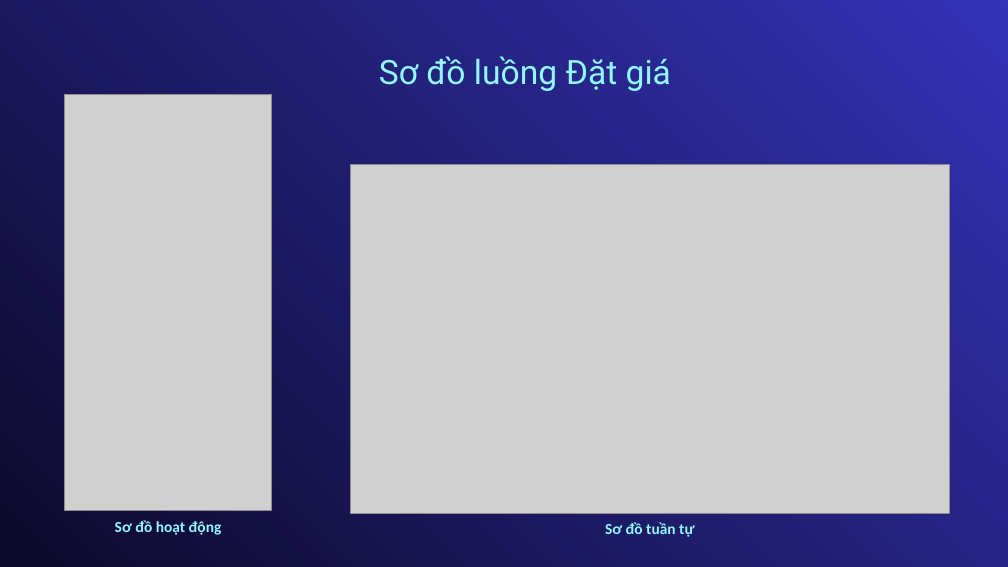
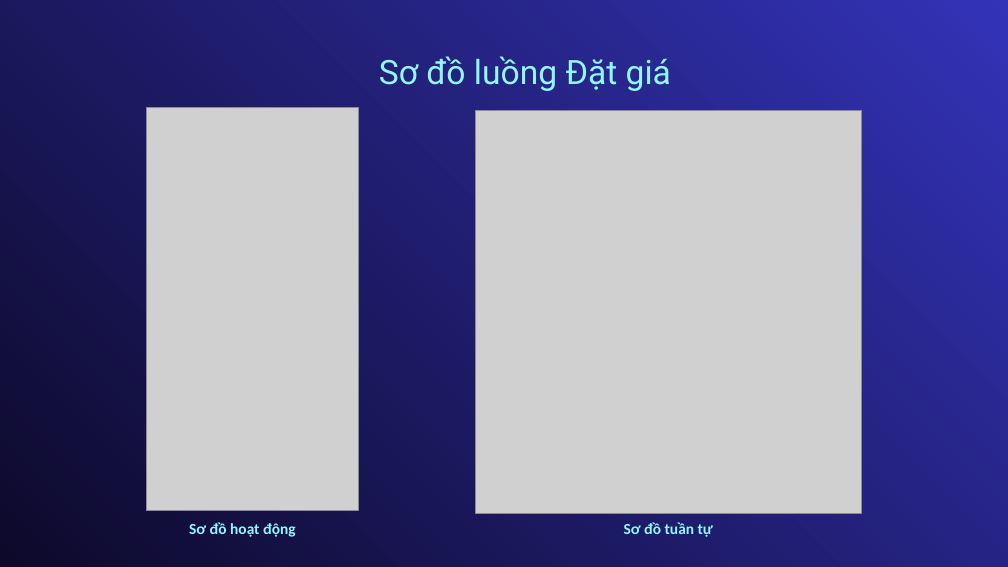
Before and after one commit to truongtonguyen/tn-da22ttb-110122127-truongnguyentonguyen-htquanlydaugiamathangdientu, a slide deck: slide 10 of docs/110122127-TruongNguyenToNguyen-Báo cáo-Khóa luận TN.pptx (slide 11 before the commit). Drawn at 1008x567 pixels with LibreOffice and Linux fonts; fonts in the diff are those of the drawing; grey boxes stand for pictures. Boxes give left, top, right and bottom in pixels: in the first picture for what was removed or moved away, otherwise in the second. Text is boxed around its words. In the diff, an @@ line names an element or a change of style, - is before the commit and + after.

```diff
--- a/docs/110122127-TruongNguyenToNguyen-Báo cáo-Khóa luận TN.pptx
+++ b/docs/110122127-TruongNguyenToNguyen-Báo cáo-Khóa luận TN.pptx
@@ picture removed at [65, 94, 272, 510] @@
@@ picture added at [146, 108, 359, 511] @@
@@ picture: place and size @@
-picture at [350, 164, 950, 513]
+picture at [475, 110, 862, 513]
@@ text "Sơ đồ hoạt động": place and size @@
-text "Sơ đồ hoạt động" at [115, 520, 222, 535]
+text "Sơ đồ hoạt động" at [189, 522, 296, 537]
@@ text "Sơ đồ tuần tự": place and size @@
-text "Sơ đồ tuần tự" at [605, 522, 694, 537]
+text "Sơ đồ tuần tự" at [624, 522, 713, 537]
```
Also in this commit, not shown: 10 other slides changed, 1 slide removed, 54 other files.
